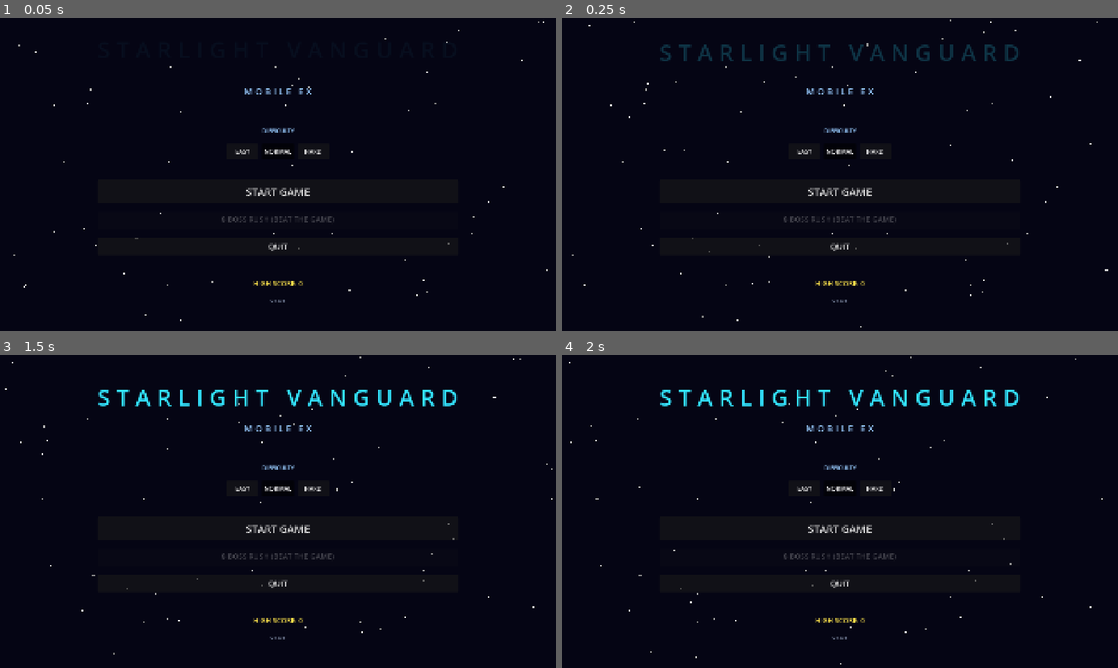
Above: before the commit, frames 1-4 (two rows, left to right).
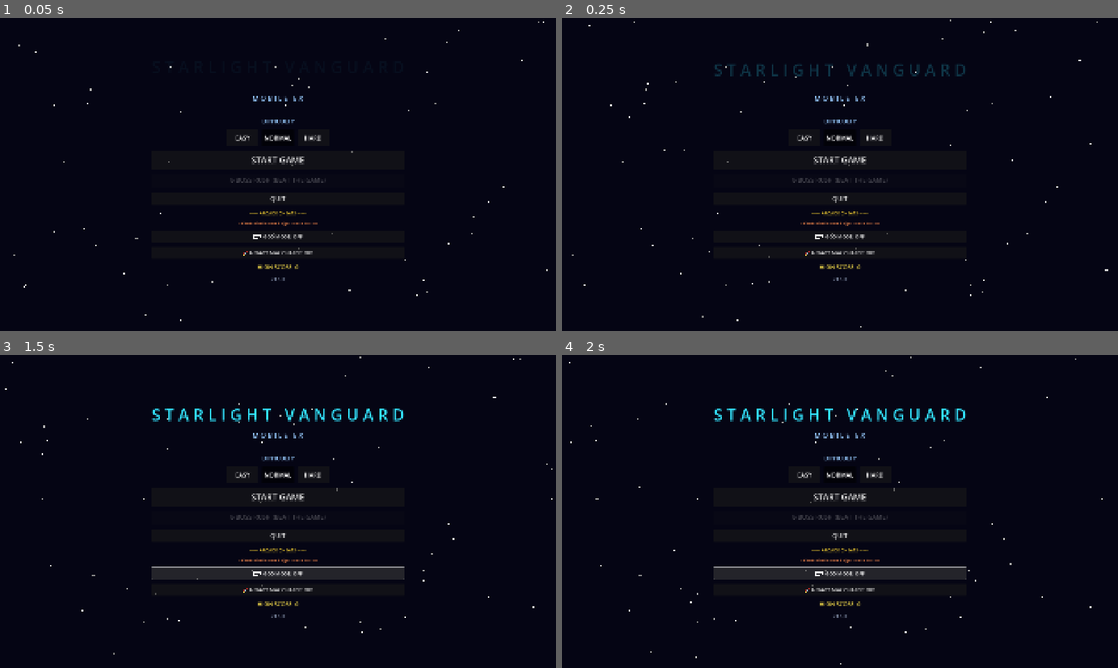
Above: after the commit, the same moments.

Repository: b6-stack/rtype-game
Game: Godot game, scene res://scenes/main_menu/MainMenu.tscn
Same seed, same stepped clock (60 frames per second), same inputs: the game is played once before the commit and once after it.
Inputs (mouse positions are in pixels of both pictures, inside the frame that each line leads up to):
- Up to frame 1 (0.05 s): no input
- Up to frame 2 (0.25 s): no input
- Up to frame 3 (1.5 s): click (278, 574) at 0.5 s, where only the run after the commit has a clickable "🛡️ GOD MODE: OFF"; click (278, 574) at 1.25 s, where only the run after the commit has a clickable "🛡️ GOD MODE: ON"
- Up to frame 4 (2 s): no input

The runs differ from the first frame. In frame 1, 1.9% of the frame differs, in the area x 24-81%, y 22-91%; in frame 2, 3.3%; in frame 3, 4.9%, in the area x 17-83%, y 11-91%; in frame 4, 4.9%.

Commit message:
Add hidden Boss Rush unlock trick, cheat caveats + main-menu cheats, and dismissable boss warning
Hidden trick: holding the version label for 10 seconds unlocks Boss
Rush without beating the game first.

Cheats caveats: both PauseMenu and the new main-menu cheats section
now show "cheats disable score & high score" — GameState.god_mode_enabled
and always_max_charge_enabled now factor into a new
is_scoring_disabled() check in add_score() (previously only the one-shot
cheats_used flag did), so leaving a persistent toggle on genuinely
disables scoring rather than only doing so the instant it's pressed.

Main-menu cheats: God Mode and Always Max Charge toggles are now also
available on the main menu (the one-shot cheats — nuke/+lives/cycle
weapon — stay pause-menu-only since they need an active run).
GameState.reset() no longer clears these two flags, since clearing
them on start_game() would silently undo a menu toggle set before
starting.

Boss warning dismiss: the banner's mouse_filter was IGNORE, so it
blocked ~4s of view with no way to skip it. Now STOP while visible,
with a tap-to-dismiss handler that fast-fades it out early.

Also fixed a real layout bug caught via on-device screenshot: an
initial attempt at fitting the taller main menu used a ScrollContainer
with horizontal scrolling disabled, which (as Godot does whenever a
scroll axis is disabled) force-stretched the VBox and every button to
the full landscape screen width. Reverted to CenterContainer and
tightened font sizes/spacing to fit instead — verified visually via
adb screencap.

Co-Authored-By: Claude Sonnet 5 <noreply@anthropic.com>

Diff:
--- a/autoloads/GameState.gd
+++ b/autoloads/GameState.gd
@@ -8,7 +8,7 @@
 
 ## Bump this alongside export_presets.cfg's version/name on every release
 ## so the main menu version label reflects what's actually installed.
-const APP_VERSION := "1.4.1"
+const APP_VERSION := "1.5.0"
 
 signal score_changed(new_score: int)
 signal lives_changed(new_lives: int)
@@ -62,8 +62,10 @@
 	level = 1
 	current_weapon_index = 0
 	boss_rush_mode = false
-	god_mode_enabled = false
-	always_max_charge_enabled = false
+	# god_mode_enabled / always_max_charge_enabled are intentionally NOT reset
+	# here — they're now toggleable from the main menu before a run even
+	# starts, so clearing them on start_game() would silently undo the
+	# player's choice. is_scoring_disabled() covers the score-zeroing side.
 	cheats_used = false
 	is_game_over = false
 	next_life_score_goal = SCORE_GOAL_INTERVAL
@@ -78,8 +80,13 @@
 	score = 0
 	score_changed.emit(0)
 
+## True whenever any cheat (one-shot or a persistent toggle) is active for
+## this run — used to zero out score/high-score while cheats are in play.
+func is_scoring_disabled() -> bool:
+	return cheats_used or god_mode_enabled or always_max_charge_enabled
+
 func add_score(points: int) -> void:
-	if cheats_used:
+	if is_scoring_disabled():
 		score = 0
 		score_changed.emit(0)
 		return
--- a/scenes/game/hud/HUD.gd
+++ b/scenes/game/hud/HUD.gd
@@ -190,6 +190,8 @@
 var _warning_title: Label = null
 var _warning_boss_name: Label = null
 var _warning_hint: Label = null
+var _warning_banner_tween: Tween = null
+var _warning_flash_tween: Tween = null
 
 func show_boss_warning(boss_name: String) -> void:
 	if _warning_container == null:
@@ -202,6 +204,10 @@
 
 	_warning_container.visible = true
 	_warning_container.modulate.a = 1.0
+	# STOP (rather than IGNORE) so a tap within the banner's bounds can
+	# dismiss it early instead of blocking the player's view of incoming
+	# threats for the full ~4s duration with no way to skip it.
+	_warning_container.mouse_filter = Control.MOUSE_FILTER_STOP
 	_warning_flash_rect.visible = true
 	_warning_flash_rect.modulate.a = 0.0
 
@@ -209,22 +215,41 @@
 	AudioManager.play_boss_sfx()
 
 	# Red screen alarm flash (8 pulses over 3.2s)
-	var tw_flash := create_tween()
+	_warning_flash_tween = create_tween()
 	for i in 8:
-		tw_flash.tween_property(_warning_flash_rect, "modulate:a", 0.28, 0.20)
-		tw_flash.tween_property(_warning_flash_rect, "modulate:a", 0.0, 0.20)
+		_warning_flash_tween.tween_property(_warning_flash_rect, "modulate:a", 0.28, 0.20)
+		_warning_flash_tween.tween_property(_warning_flash_rect, "modulate:a", 0.0, 0.20)
 
 	# Warning banner entrance, display, and fade
 	_warning_container.scale = Vector2(0.85, 0.85)
-	var tw_banner := create_tween()
-	tw_banner.tween_property(_warning_container, "scale", Vector2(1.05, 1.05), 0.25).set_trans(Tween.TRANS_BACK).set_ease(Tween.EASE_OUT)
-	tw_banner.tween_property(_warning_container, "scale", Vector2.ONE, 0.15)
-	tw_banner.tween_interval(3.2) # Ample time to read tactical hint
-	tw_banner.tween_property(_warning_container, "modulate:a", 0.0, 0.45)
-	tw_banner.tween_callback(func():
-		if _warning_container: _warning_container.visible = false
-		if _warning_flash_rect: _warning_flash_rect.visible = false
-	)
+	_warning_banner_tween = create_tween()
+	_warning_banner_tween.tween_property(_warning_container, "scale", Vector2(1.05, 1.05), 0.25).set_trans(Tween.TRANS_BACK).set_ease(Tween.EASE_OUT)
+	_warning_banner_tween.tween_property(_warning_container, "scale", Vector2.ONE, 0.15)
+	_warning_banner_tween.tween_interval(3.2) # Ample time to read tactical hint
+	_warning_banner_tween.tween_property(_warning_container, "modulate:a", 0.0, 0.45)
+	_warning_banner_tween.tween_callback(_hide_boss_warning)
+
+func _hide_boss_warning() -> void:
+	if _warning_container:
+		_warning_container.visible = false
+		_warning_container.mouse_filter = Control.MOUSE_FILTER_IGNORE
+	if _warning_flash_rect:
+		_warning_flash_rect.visible = false
+
+## Lets the player tap anywhere within the warning banner to dismiss it
+## immediately, rather than being stuck looking at it for a fixed ~4s.
+func _on_warning_banner_input(event: InputEvent) -> void:
+	var pressed: bool = (event is InputEventScreenTouch and event.pressed) \
+			or (event is InputEventMouseButton and event.pressed)
+	if not pressed:
+		return
+	if _warning_banner_tween and _warning_banner_tween.is_valid():
+		_warning_banner_tween.kill()
+	if _warning_flash_tween and _warning_flash_tween.is_valid():
+		_warning_flash_tween.kill()
+	var tw := create_tween()
+	tw.tween_property(_warning_container, "modulate:a", 0.0, 0.15)
+	tw.tween_callback(_hide_boss_warning)
 
 func _build_warning_banner() -> void:
 	var ctrl: Control = $Control
@@ -257,6 +282,7 @@
 	_warning_container.grow_vertical = Control.GROW_DIRECTION_BOTH
 	_warning_container.pivot_offset = Vector2(440.0, 95.0)
 	_warning_container.mouse_filter = Control.MOUSE_FILTER_IGNORE
+	_warning_container.gui_input.connect(_on_warning_banner_input)
 	_warning_container.visible = false
 
 	# Styled dark semi-translucent red hazard panel with bright borders
--- a/scenes/game/pause_menu/PauseMenu.tscn
+++ b/scenes/game/pause_menu/PauseMenu.tscn
@@ -24,8 +24,8 @@
 anchor_bottom = 0.5
 offset_left = -320.0
 offset_right = 320.0
-offset_top = -310.0
-offset_bottom = 310.0
+offset_top = -350.0
+offset_bottom = 350.0
 
 [node name="VBox" type="VBoxContainer" parent="Overlay/Panel"]
 process_mode = 3
@@ -52,6 +52,14 @@
 horizontal_alignment = 1
 theme_override_font_sizes/font_size = 20
 theme_override_colors/font_color = Color(1.0, 0.85, 0.2, 1)
+
+[node name="CheatsCaveatLabel" type="Label" parent="Overlay/Panel/VBox"]
+layout_mode = 2
+text = "⚠ Using any cheat disables score & high score for this run"
+horizontal_alignment = 1
+autowrap_mode = 2
+theme_override_font_sizes/font_size = 15
+theme_override_colors/font_color = Color(1.0, 0.55, 0.3, 1)
 
 [node name="CheatGodModeBtn" type="Button" parent="Overlay/Panel/VBox"]
 process_mode = 3
--- a/scenes/main_menu/MainMenu.gd
+++ b/scenes/main_menu/MainMenu.gd
@@ -12,9 +12,17 @@
 	$Center/VBox/DifficultyRow/NormalButton,
 	$Center/VBox/DifficultyRow/HardButton,
 ]
+@onready var _god_mode_btn: Button = $Center/VBox/CheatGodModeBtn
+@onready var _max_charge_btn: Button = $Center/VBox/CheatMaxChargeBtn
 
 const STAR_COUNT: int = 120
 var _stars: Array[Dictionary] = []
+
+## Hidden trick: hold the version label for this long to unlock Boss Rush
+## early, without having to beat the game first.
+const VERSION_HOLD_UNLOCK_TIME: float = 10.0
+var _version_holding: bool = false
+var _version_hold_elapsed: float = 0.0
 
 func _ready() -> void:
 	_start_btn.pressed.connect(_on_start_pressed)
@@ -22,8 +30,11 @@
 	_quit_btn.pressed.connect(_on_quit_pressed)
 	_hi_score_label.text = "HIGH SCORE: %d" % GameState.high_score
 	_version_label.text = "v%s" % GameState.APP_VERSION
+	_version_label.mouse_filter = Control.MOUSE_FILTER_STOP
+	_version_label.gui_input.connect(_on_version_label_input)
 	_setup_boss_rush_button()
 	_setup_difficulty_buttons()
+	_setup_cheat_buttons()
 	_generate_stars()
 	# Animate title in
 	$Center/VBox/TitleLabel.modulate.a = 0.0
@@ -34,6 +45,13 @@
 
 func _process(delta: float) -> void:
 	_scroll_stars(delta)
+	if _version_holding and not GameState.boss_rush_unlocked:
+		_version_hold_elapsed += delta
+		if _version_hold_elapsed >= VERSION_HOLD_UNLOCK_TIME:
+			_version_holding = false
+			GameState.unlock_boss_rush()
+			_setup_boss_rush_button()
+			AudioManager.play_full_charge_ready_sfx()
 
 func _on_start_pressed() -> void:
 	GameState.start_game()
@@ -57,6 +75,57 @@
 
 func _on_quit_pressed() -> void:
 	get_tree().quit()
+
+# ── Hidden version-hold unlock ────────────────────────────────
+
+func _on_version_label_input(event: InputEvent) -> void:
+	if GameState.boss_rush_unlocked:
+		return
+	var pressed: bool
+	if event is InputEventScreenTouch:
+		pressed = event.pressed
+	elif event is InputEventMouseButton:
+		pressed = event.pressed
+	else:
+		return
+	_version_holding = pressed
+	_version_hold_elapsed = 0.0
+
+# ── Arcade cheats (persistent toggles only — dynamic one-shot cheats
+# like Nuke/Cycle Weapon/+Lives stay pause-menu-only since they need an
+# active run) ──────────────────────────────────────────────────
+
+func _setup_cheat_buttons() -> void:
+	_god_mode_btn.pressed.connect(_on_cheat_god_mode)
+	_max_charge_btn.pressed.connect(_on_cheat_max_charge)
+	_update_cheat_btn_texts()
+
+func _on_cheat_god_mode() -> void:
+	GameState.mark_cheats_used()
+	GameState.god_mode_enabled = !GameState.god_mode_enabled
+	_update_cheat_btn_texts()
+
+func _on_cheat_max_charge() -> void:
+	GameState.mark_cheats_used()
+	GameState.always_max_charge_enabled = !GameState.always_max_charge_enabled
+	_update_cheat_btn_texts()
+	if GameState.always_max_charge_enabled:
+		AudioManager.play_full_charge_ready_sfx()
+
+func _update_cheat_btn_texts() -> void:
+	if GameState.god_mode_enabled:
+		_god_mode_btn.text = "🛡️ GOD MODE: ON"
+		_god_mode_btn.modulate = Color(0.3, 1.0, 0.4)
+	else:
+		_god_mode_btn.text = "🛡️ GOD MODE: OFF"
+		_god_mode_btn.modulate = Color.WHITE
+
+	if GameState.always_max_charge_enabled:
+		_max_charge_btn.text = "🚀 ALWAYS MAX CHARGE: ON"
+		_max_charge_btn.modulate = Color(0.3, 1.0, 0.4)
+	else:
+		_max_charge_btn.text = "🚀 ALWAYS MAX CHARGE: OFF"
+		_max_charge_btn.modulate = Color.WHITE
 
 # ── Difficulty selector ──────────────────────────────────────
 
--- a/scenes/main_menu/MainMenu.tscn
+++ b/scenes/main_menu/MainMenu.tscn
@@ -32,25 +32,25 @@
 layout_mode = 2
 size_flags_horizontal = 4
 custom_minimum_size = Vector2(400, 0)
-theme_override_constants/separation = 30
+theme_override_constants/separation = 16
 
 [node name="TitleLabel" type="Label" parent="Center/VBox"]
 layout_mode = 2
 text = "S T A R L I G H T   V A N G U A R D"
 horizontal_alignment = 1
-theme_override_font_sizes/font_size = 80
+theme_override_font_sizes/font_size = 56
 theme_override_colors/font_color = Color(0.2, 0.9, 1.0, 1)
 
 [node name="SubtitleLabel" type="Label" parent="Center/VBox"]
 layout_mode = 2
 text = "M O B I L E   E X"
 horizontal_alignment = 1
-theme_override_font_sizes/font_size = 32
+theme_override_font_sizes/font_size = 24
 theme_override_colors/font_color = Color(0.6, 0.8, 1.0, 1)
 
 [node name="Spacer" type="Control" parent="Center/VBox"]
 layout_mode = 2
-custom_minimum_size = Vector2(0, 40)
+custom_minimum_size = Vector2(0, 16)
 
 [node name="DifficultyLabel" type="Label" parent="Center/VBox"]
 layout_mode = 2
@@ -89,43 +89,63 @@
 custom_minimum_size = Vector2(110, 56)
 theme_override_font_sizes/font_size = 22
 
-[node name="Spacer3" type="Control" parent="Center/VBox"]
-layout_mode = 2
-custom_minimum_size = Vector2(0, 10)
-
 [node name="StartButton" type="Button" parent="Center/VBox"]
 layout_mode = 2
 text = "START GAME"
-custom_minimum_size = Vector2(360, 80)
-theme_override_font_sizes/font_size = 36
+custom_minimum_size = Vector2(360, 64)
+theme_override_font_sizes/font_size = 30
 
 [node name="BossRushButton" type="Button" parent="Center/VBox"]
 layout_mode = 2
 text = "⚔ BOSS RUSH"
-custom_minimum_size = Vector2(360, 60)
-theme_override_font_sizes/font_size = 26
+custom_minimum_size = Vector2(360, 48)
+theme_override_font_sizes/font_size = 22
 theme_override_colors/font_color = Color(1.0, 0.55, 0.3, 1)
 
 [node name="QuitButton" type="Button" parent="Center/VBox"]
 layout_mode = 2
 text = "QUIT"
-custom_minimum_size = Vector2(360, 60)
-theme_override_font_sizes/font_size = 28
+custom_minimum_size = Vector2(360, 44)
+theme_override_font_sizes/font_size = 22
 
-[node name="Spacer2" type="Control" parent="Center/VBox"]
+[node name="CheatsHeader" type="Label" parent="Center/VBox"]
 layout_mode = 2
-custom_minimum_size = Vector2(0, 20)
+text = "─── ARCADE CHEATS ───"
+horizontal_alignment = 1
+theme_override_font_sizes/font_size = 16
+theme_override_colors/font_color = Color(1.0, 0.85, 0.2, 1)
+
+[node name="CheatsCaveatLabel" type="Label" parent="Center/VBox"]
+layout_mode = 2
+custom_minimum_size = Vector2(380, 0)
+text = "⚠ Cheats disable score & high score for that run"
+horizontal_alignment = 1
+autowrap_mode = 2
+theme_override_font_sizes/font_size = 12
+theme_override_colors/font_color = Color(1.0, 0.55, 0.3, 1)
+
+[node name="CheatGodModeBtn" type="Button" parent="Center/VBox"]
+layout_mode = 2
+text = "🛡️ GOD MODE: OFF"
+custom_minimum_size = Vector2(360, 40)
+theme_override_font_sizes/font_size = 17
+
+[node name="CheatMaxChargeBtn" type="Button" parent="Center/VBox"]
+layout_mode = 2
+text = "🚀 ALWAYS MAX CHARGE: OFF"
+custom_minimum_size = Vector2(360, 40)
+theme_override_font_sizes/font_size = 17
 
 [node name="HiScoreLabel" type="Label" parent="Center/VBox"]
 layout_mode = 2
 text = "HIGH SCORE: 0"
 horizontal_alignment = 1
-theme_override_font_sizes/font_size = 24
+theme_override_font_sizes/font_size = 20
 theme_override_colors/font_color = Color(1.0, 0.9, 0.3, 1)
 
 [node name="VersionLabel" type="Label" parent="Center/VBox"]
 layout_mode = 2
 text = "v0.0.0"
 horizontal_alignment = 1
-theme_override_font_sizes/font_size = 18
+theme_override_font_sizes/font_size = 16
 theme_override_colors/font_color = Color(0.55, 0.6, 0.7, 0.9)
Not shown, changed: export_presets.cfg
